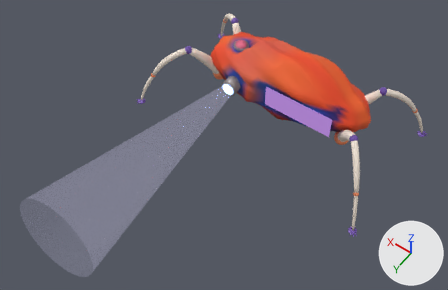
What one commit did to the glTF model gallery-courtyard/sticker-bot/sticker-bot.glb.
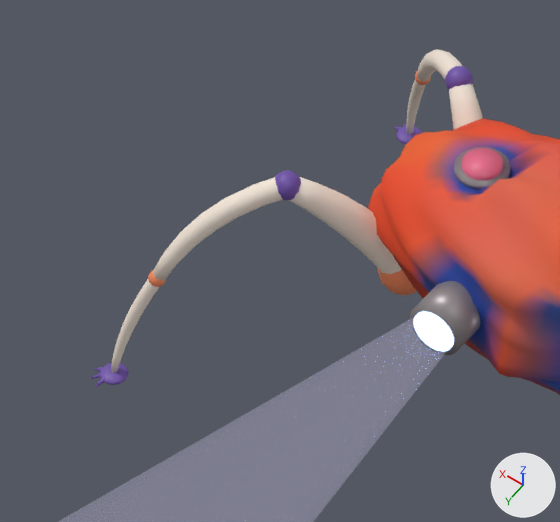
The first picture shows the older version from a 50 mm camera at (-0.778, 1.52, 1.981) aimed at (0.015, 0.411, 0.238). The close-ups show the older and then the newer version on the part from 25% to 59% of the width and 0% to 49% of the height of that picture. Only the edits that show in the close-ups are written down. The lights are fixed; the arrows at lower right show +X, +Y and +Z. Where no turn or scale is listed for an object, it has been applied to the vertices.

Names of what the first close-up shows: 'Button', 'ButtonRing', 'Leg_2_Seg1', 'Leg_2_Seg2', 'Leg_4_AnkleJoint', 'Leg_4_Foot', 'Leg_4_HipJoint', 'Leg_4_KneeJoint', 'Leg_4_Seg1', 'Leg_4_Seg2', 'Leg_4_Seg3', 'Pod', 'ProjectorBarrel', 'ProjectorGlass' and 4 more.
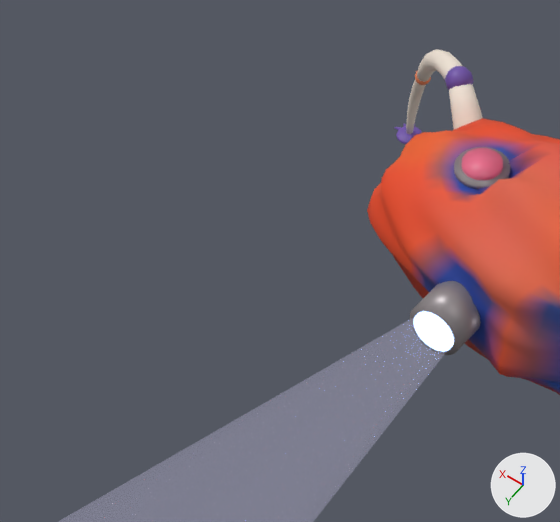
Where the newer file only moved an object's origin or applied its transform, the numbers keep the older frame.

Edits to the bpy script that builds the scene:
```text
Remove ob_leg_4_hipjoint:
    ob_leg_4_hipjoint = bpy.data.objects.new('Leg_4_HipJoint', me_leg_4_hipjoint)
    ob_leg_4_hipjoint.location = (0.3, 0.04, 0.13)
Remove ob_leg_4_anklejoint:
    ob_leg_4_anklejoint = bpy.data.objects.new('Leg_4_AnkleJoint', me_leg_4_anklejoint)
    ob_leg_4_anklejoint.location = (0.4985, 0.2303, 0.155)
Remove ob_leg_4_foot:
    ob_leg_4_foot = bpy.data.objects.new('Leg_4_Foot', me_leg_4_foot)
    ob_leg_4_foot.location = (0.5437, 0.2735, 0.008)
Remove ob_leg_4_seg3:
    ob_leg_4_seg3 = bpy.data.objects.new('Leg_4_Seg3', me_leg_4_seg3)
    ob_leg_4_seg3.location = (0.4985, 0.2303, 0.155)
Remove ob_leg_4_kneejoint:
    ob_leg_4_kneejoint = bpy.data.objects.new('Leg_4_KneeJoint', me_leg_4_kneejoint)
    ob_leg_4_kneejoint.location = (0.3902, 0.1265, 0.2738)
Remove ob_leg_4_seg2:
    ob_leg_4_seg2 = bpy.data.objects.new('Leg_4_Seg2', me_leg_4_seg2)
    ob_leg_4_seg2.location = (0.3902, 0.1265, 0.2738)
Remove ob_leg_4_seg1:
    ob_leg_4_seg1 = bpy.data.objects.new('Leg_4_Seg1', me_leg_4_seg1)
    ob_leg_4_seg1.location = (0.3, 0.04, 0.13)
```

Where the change shows, as pixel boxes [x1, y1, x2, y2] in the close-ups (560 x 522 px):
'Leg_4_Seg1', deleted: before [289, 177, 401, 274]
'Leg_4_Seg2', deleted (pale yellow): before [153, 177, 283, 281]
'Leg_4_Seg3', deleted (pale yellow): before [111, 279, 159, 373]
'Leg_4_HipJoint', deleted (orange): before [377, 267, 416, 295]
'Leg_4_KneeJoint', deleted (purple): before [275, 170, 301, 200]
'Leg_4_Foot', deleted (purple): before [100, 363, 129, 385]
'Leg_4_AnkleJoint', deleted: before [148, 270, 166, 287]
